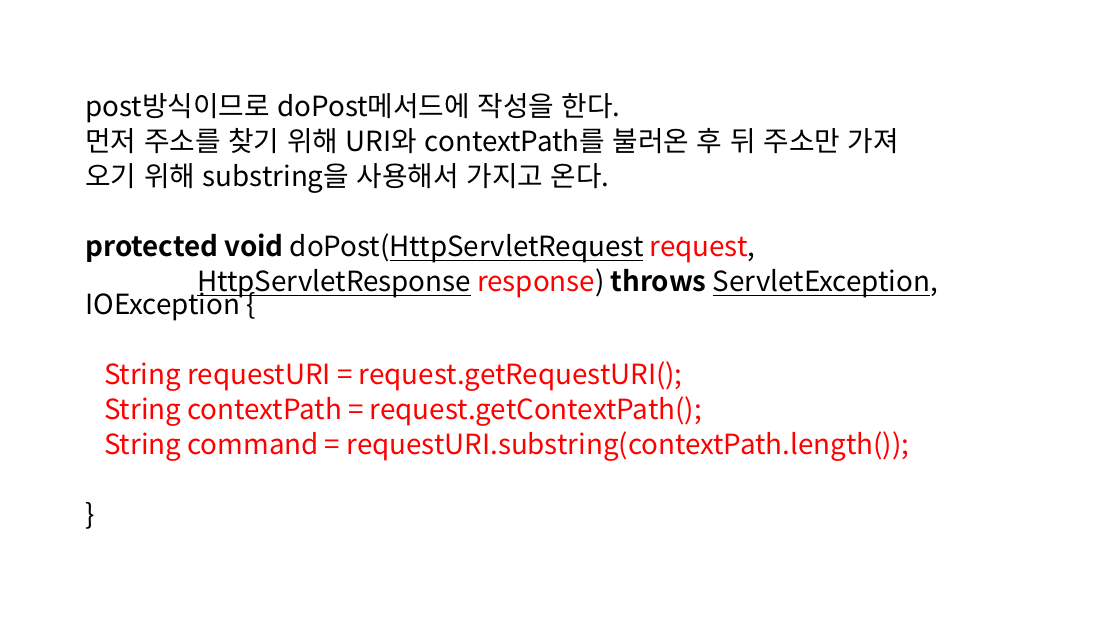
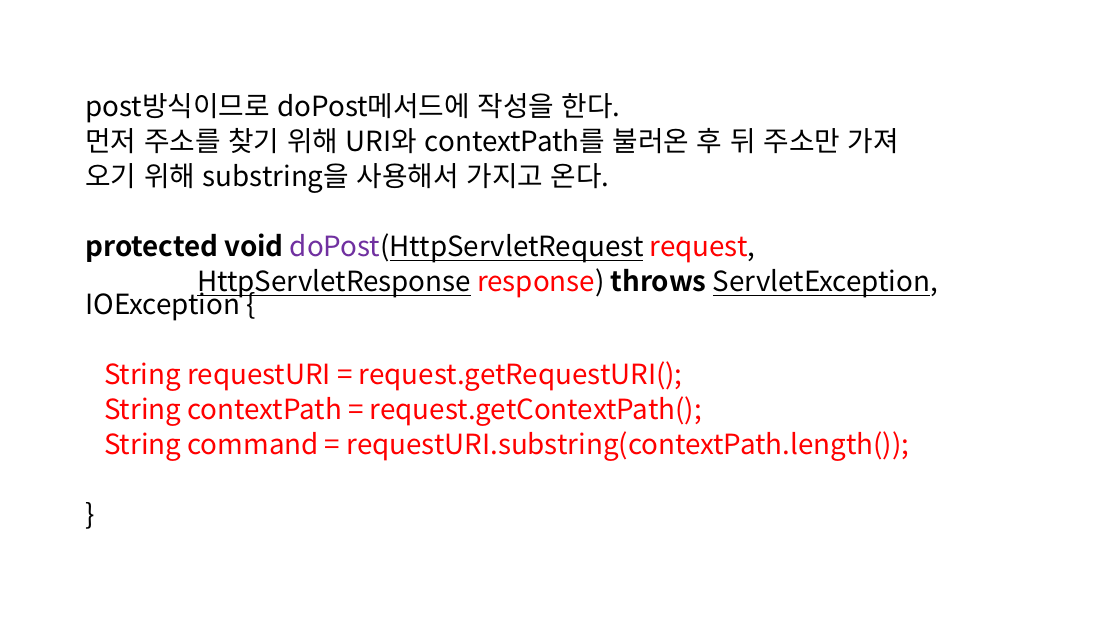
Before and after one commit to SoongMoo/PBL_3st_20231228, a slide deck: slide 36 of web/jsp/board.pptx. Drawn at 1120x630 pixels with LibreOffice and Linux fonts; fonts in the diff are those of the drawing. Boxes give left, top, right and bottom in pixels: in the first picture for what was removed or moved away, otherwise in the second. Text is boxed around its words. In the diff, an @@ line names an element or a change of style, - is before the commit and + after.

```diff
--- a/web/jsp/board.pptx
+++ b/web/jsp/board.pptx
@@ text at [85,233,756,263]: text colour #000000 to #7030A0 in "doPost(HttpServletRequest" @@
```
Also in this commit, not shown: 1 other slide changed.
